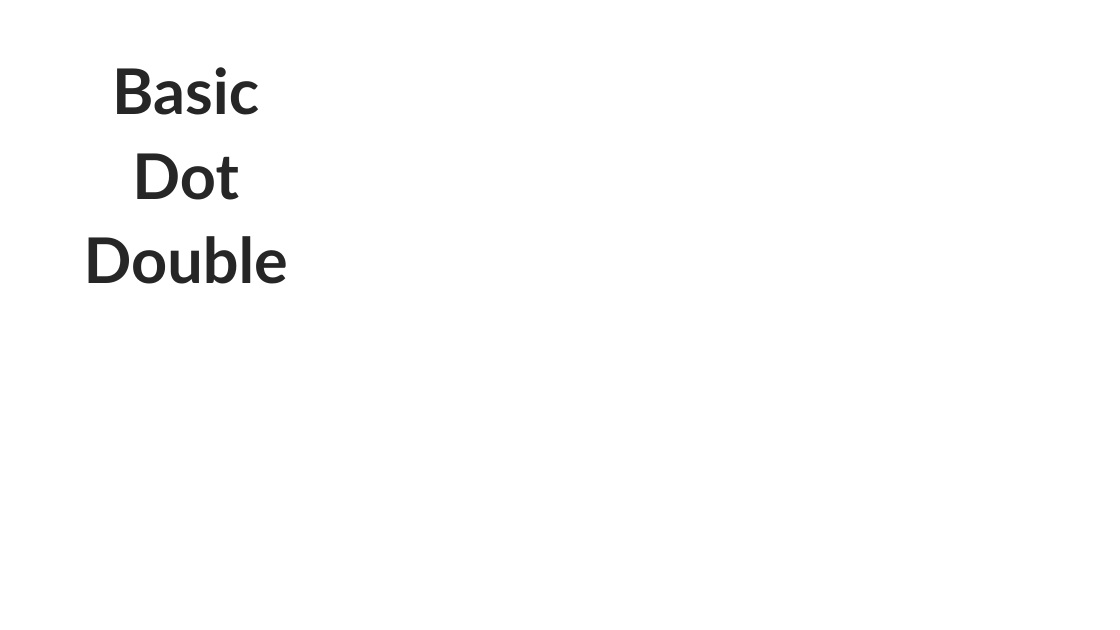
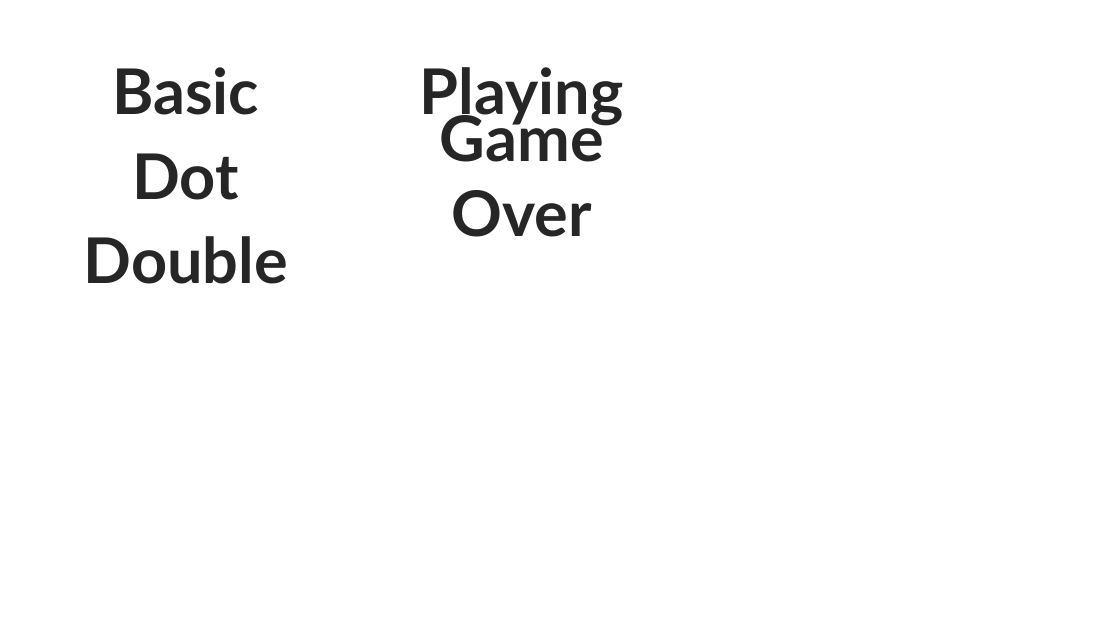
Before and after one commit to SNUGDC/Hextris, a slide deck: slide 15 of Hextris 아트 리소스.pptx. Drawn at 1120x630 pixels with LibreOffice and Linux fonts; fonts in the diff are those of the drawing. Boxes give left, top, right and bottom in pixels: in the first picture for what was removed or moved away, otherwise in the second. Text is boxed around its words. In the diff, an @@ line names an element or a change of style, - is before the commit and + after.

```diff
--- a/Hextris 아트 리소스.pptx
+++ b/Hextris 아트 리소스.pptx
@@ text added at <box>420,67,624,126</box>, 54 pt, text #262626, bold @@
+Playing
@@ text added at <box>440,106,604,237</box>, 54 pt, text #262626, bold @@
+Game Over
```
Also in this commit, not shown: 2 other slides changed, 1 slide added, 24 other files.
